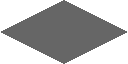
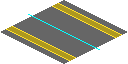
Layer changes from the first 128x64 image to the second:
showed "Layer 2", moved it above "ось copy 2", painted on it over [6, 3, 121, 61]
showed "ось copy 2", painted on it over [12, 3, 122, 58]
showed "ось" over [28, 14, 100, 50]
